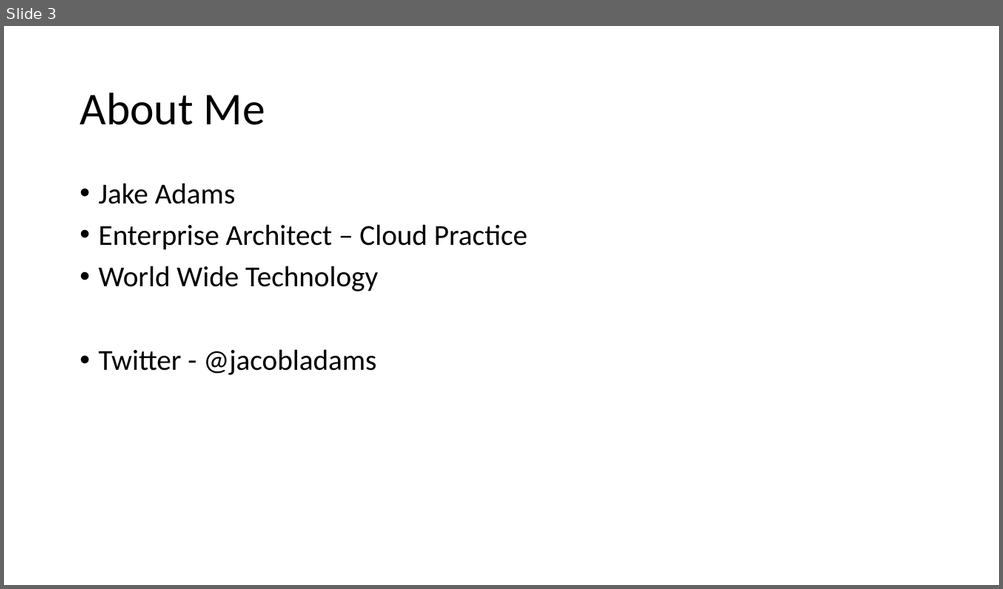
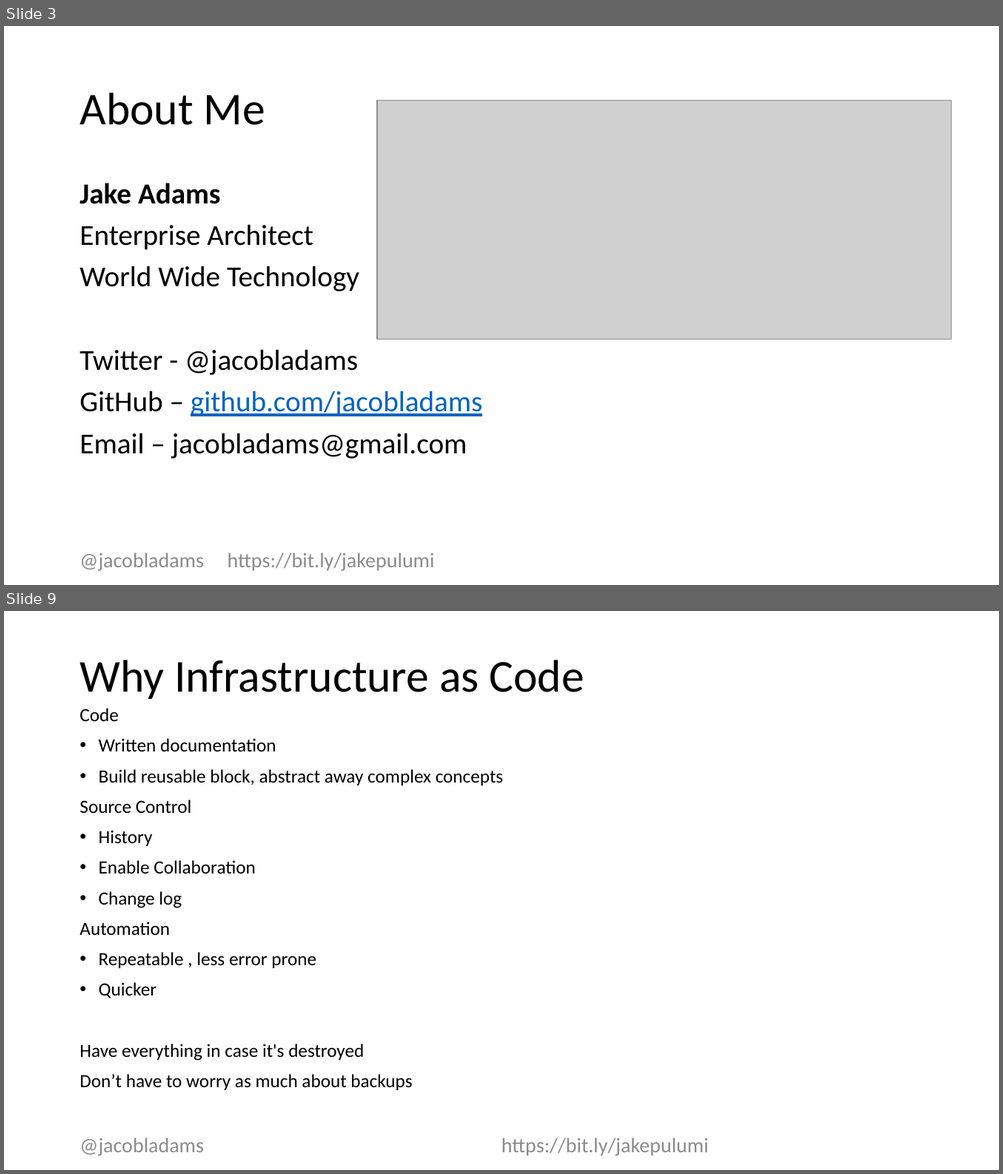
Before and after one commit to jacobladams/creating-cloud-infrastructure-with-c-sharp-and-pulumi, a slide deck: Creating Cloud Infrastructure with C# and Pulumi.pptx. Shown one above the other, each under a label of ours: slide 3 before the commit, slides 3 and 9 after it; the slides between them are not shown. The pictures are 1003x589 and 1003x1174 pixels, drawn with LibreOffice and Linux fonts; fonts in the diff are those of the drawing; grey boxes stand for pictures. Boxes give left, top, right and bottom in pixels: in the first picture for what was removed or moved away, otherwise in the second. Text is boxed around its words. In the diff, an @@ line names an element or a change of style, - is before the commit and + after.

```diff
--- a/Creating Cloud Infrastructure with C# and Pulumi.pptx
+++ b/Creating Cloud Infrastructure with C# and Pulumi.pptx
@@ slide 9 added at <box>4,611,999,1170</box>, background #FFFFFF @@
@@ title added at <box>79,660,584,699</box>, 44 pt, text #000000 @@
+Why Infrastructure as Code
@@ text added at <box>79,708,504,1091</box>, 18 pt, text #000000 @@
+Code
+• Written documentation
+• Build reusable block, abstract away complex concepts
+Source Control
+• History
+• Enable Collaboration
+• Change log
+Automation
+• Repeatable , less error prone
+• Quicker
+Have everything in case it's destroyed
+Don’t have to worry as much about backups
@@ text added at <box>79,1138,708,1156</box>, 20 pt, text #8C8C8C @@
+@jacobladams https://bit.ly/jakepulumi
@@ slide 3 changed as well @@
@@ picture added at <box>377,101,933,332</box> @@
@@ picture added at <box>377,101,950,339</box> @@
@@ text at <box>79,183,359,375</box>: bold on in "Jake Adams"; bullet • to none @@
@@ text at <box>79,224,313,250</box>: text changed @@
-• Enterprise Architect – Cloud Practice
+Enterprise Architect
@@ text at <box>79,391,483,459</box>: paragraphs added @@
+GitHub – github.com/jacobladams
+Email – jacobladams@gmail.com
@@ text added at <box>79,553,435,571</box>, 20 pt, text #8C8C8C @@
+@jacobladams https://bit.ly/jakepulumi
```
Also in this commit, not shown: 2 other slides changed, 9 other slides added, 2 slides removed, 35 other files.
